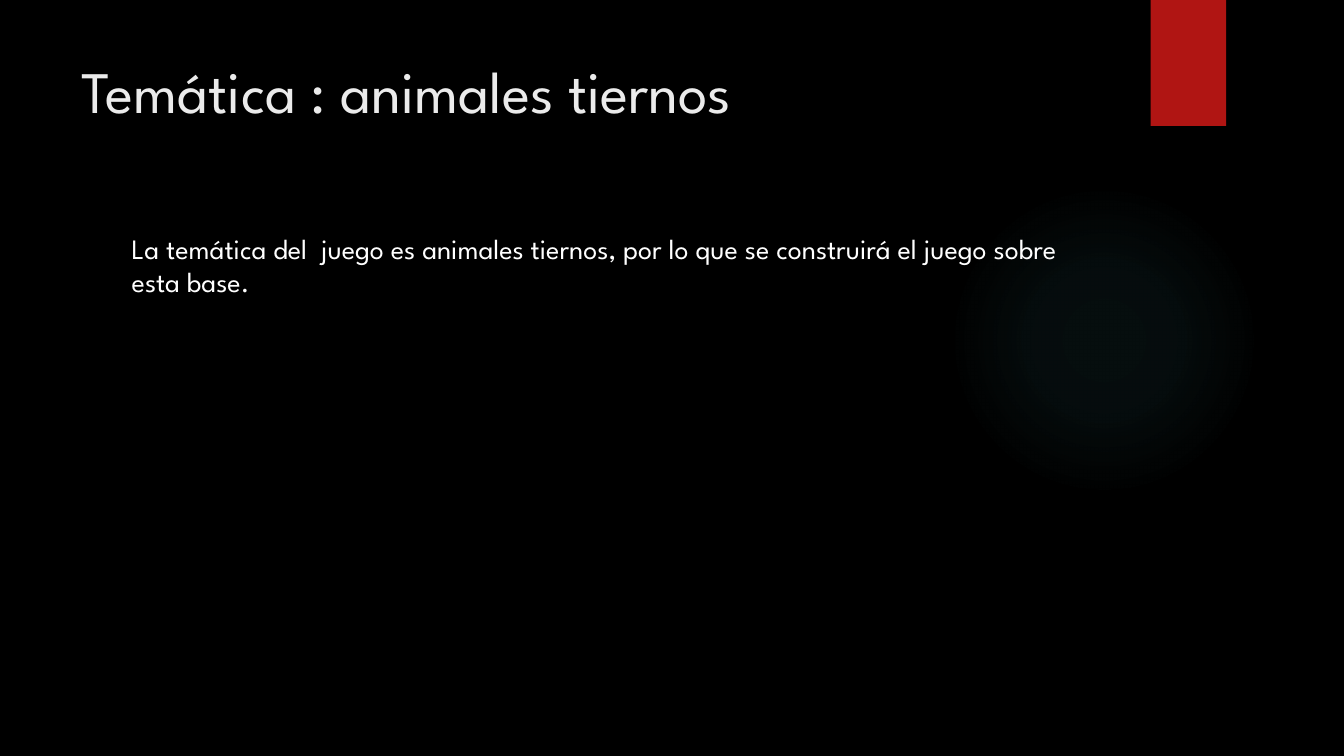
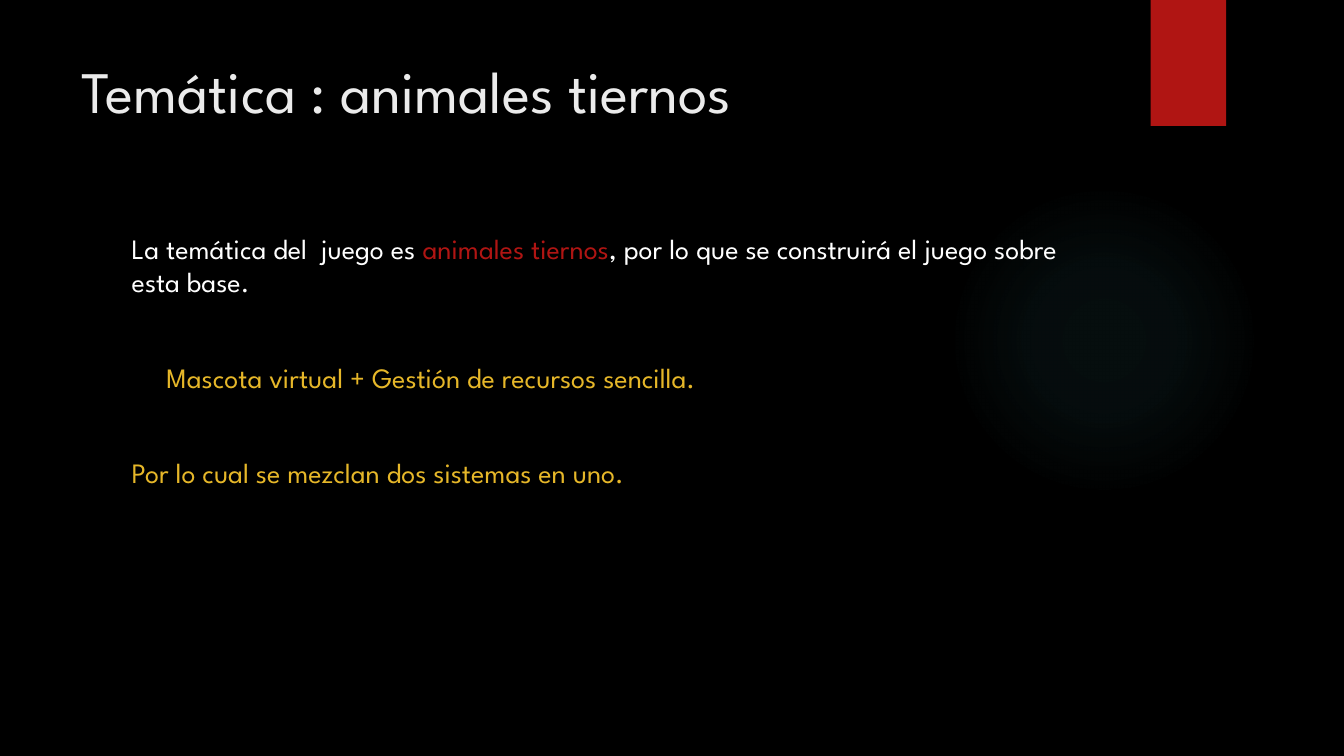
Before and after one commit to CristopherNicolas/Animales-Trabajo, a slide deck: slide 2 of Game design document farmGochi.pptx. Drawn at 1344x756 pixels with LibreOffice and Linux fonts; fonts in the diff are those of the drawing; background and template pictures are left out. Boxes give left, top, right and bottom in pixels: in the first picture for what was removed or moved away, otherwise in the second. Text is boxed around its words. In the diff, an @@ line names an element or a change of style, - is before the commit and + after.

```diff
--- a/Game design document farmGochi.pptx
+++ b/Game design document farmGochi.pptx
@@ text at (132, 239, 1056, 293): text colour #FFFFFF to #B01513 in "animales tiernos," @@
@@ text at (132, 368, 695, 484): paragraphs added @@
+Mascota virtual + Gestión de recursos sencilla.
+Por lo cual se mezclan dos sistemas en uno.
```
Also in this commit, not shown: 3 other slides changed, 41 other files.
